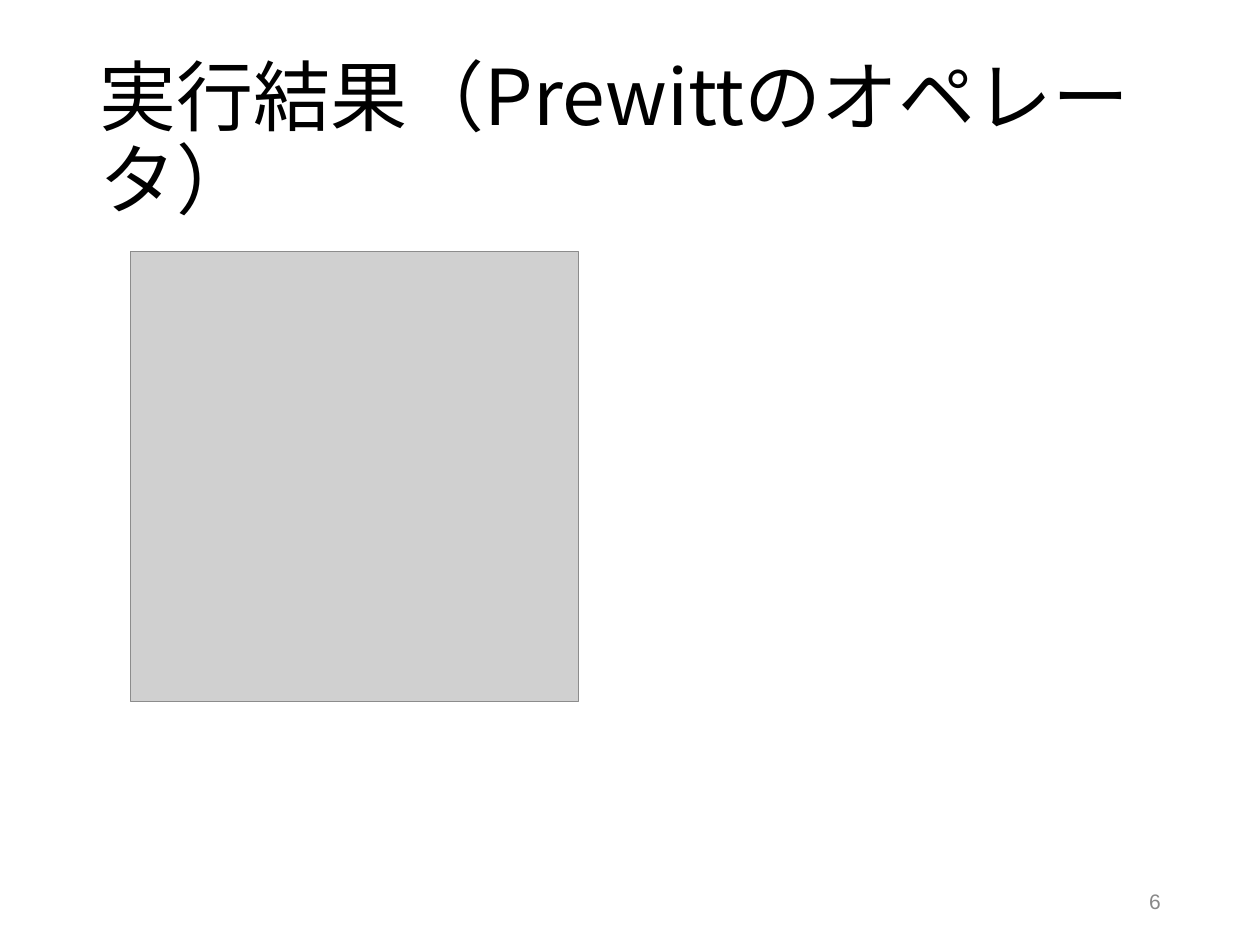
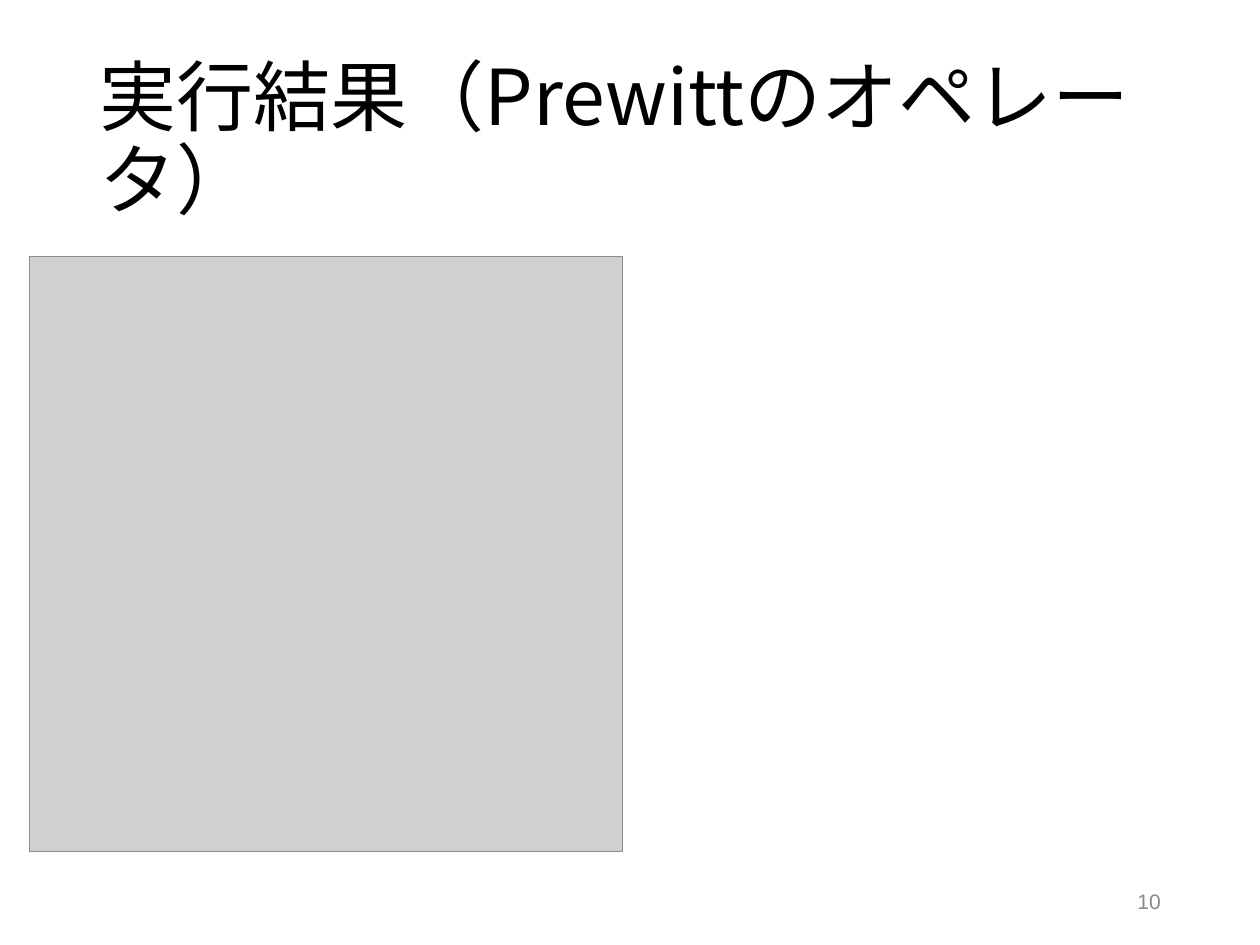
Before and after one commit to tamu0106/IN4_exp, a slide deck: slide 10 of exp_c/slide/exp_C.pptx (slide 6 before the commit). Drawn at 1260x945 pixels with LibreOffice and Linux fonts; fonts in the diff are those of the drawing; grey boxes stand for pictures. Boxes give left, top, right and bottom in pixels: in the first picture for what was removed or moved away, otherwise in the second. Text is boxed around its words. In the diff, an @@ line names an element or a change of style, - is before the commit and + after.

```diff
--- a/exp_c/slide/exp_C.pptx
+++ b/exp_c/slide/exp_C.pptx
@@ picture: place and size @@
-picture at (130,252,578,702)
+picture at (29,256,622,850)
@@ page number at (1137,894,1160,909): text changed @@
-6
+10
```
Also in this commit, not shown: 1 other slide changed, 6 slides added.
